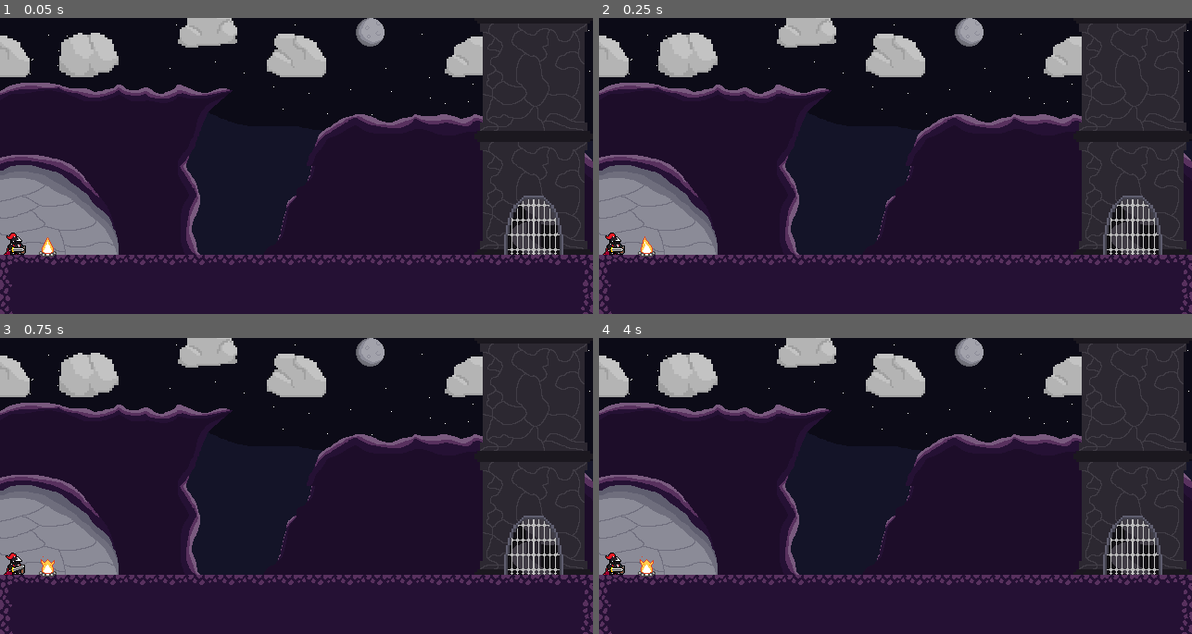
Above: before the commit, frames 1-4 (two rows, left to right).
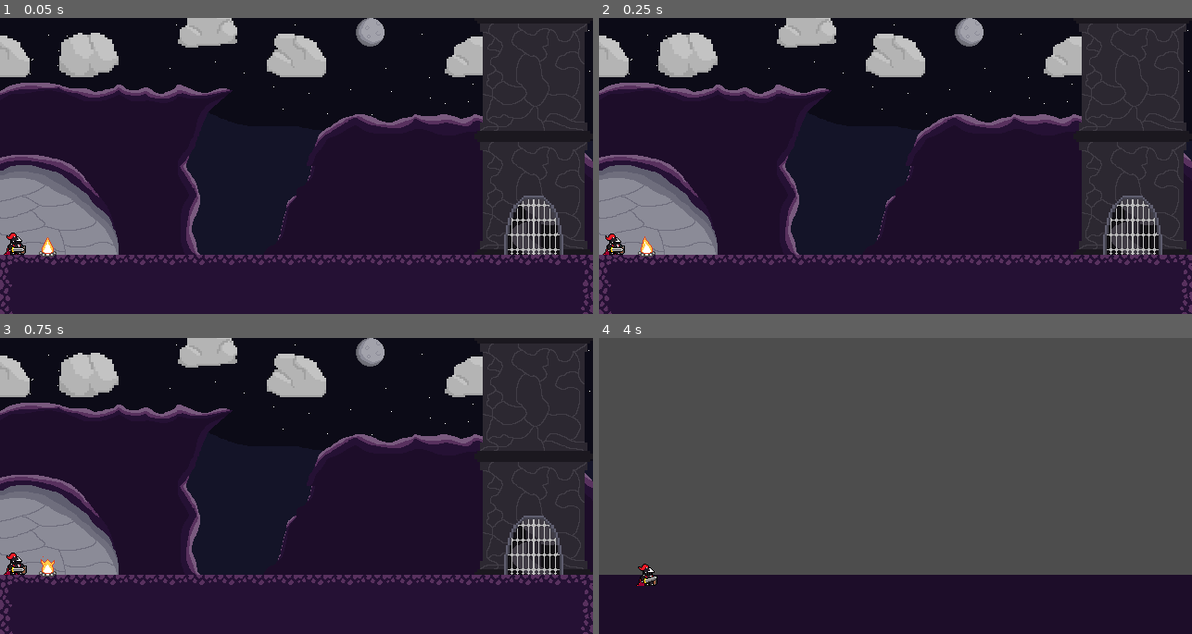
Above: after the commit, the same moments.

Repository: LuizFelippeAlves/ProjetoTowerBreak
Game: Godot game, scene res://Inicio.tscn
The game is run twice, just before and just after one commit, with the same random seed, the same clock (stepped at 60 frames per second) and the same inputs.
Inputs:
- Up to frame 1 (0.05 s): no input
- Up to frame 2 (0.25 s): no input
- Up to frame 3 (0.75 s): tap Enter (ui_accept) at 0.5, 0.6 s; hold D (move_right) from 0.53 s (still down)
- Up to frame 4 (4 s): tap W (jump) at 0.77, 0.8, 1.07, 1.35, 1.52, 1.82, 2.3, 3.02, 3.32, 3.6, 3.77 s; tap Enter (ui_accept) at 1.25, 1.55, 2, 2.1, 2.85, 3.5 s; release D (move_right) at 2.03 s; hold A (move_left) 2.03-2.78 s; hold D (move_right) from 2.78 s (still down)

Frame 1 is identical in both runs. In frame 2, less than 0.1% of the frame differs, in the area x 1-4%, y 72-79%; in frame 3, less than 0.1%; in frame 4, 80%, in the area x 0-100%, y 0-100%.

Commit message:
nova tentativa de atualizar o codigo

Diff:
--- a/TowerBreak/Inicio.tscn
+++ b/TowerBreak/Inicio.tscn
@@ -1216,7 +1216,7 @@
 tracks/0/keys = {
 "times": PackedFloat32Array(0),
 "transitions": PackedFloat32Array(1),
-"update": 1,
+"update": 0,
 "values": [&"Idle"]
 }
 tracks/1/type = "value"
@@ -1228,7 +1228,7 @@
 tracks/1/keys = {
 "times": PackedFloat32Array(0, 0.4, 0.8),
 "transitions": PackedFloat32Array(1, 1, 1),
-"update": 1,
+"update": 0,
 "values": [0, 1, 2]
 }
 
@@ -1298,30 +1298,6 @@
 "update": 1,
 "values": [true]
 }
-tracks/3/type = "value"
-tracks/3/imported = false
-tracks/3/enabled = true
-tracks/3/path = NodePath("animacao:animation")
-tracks/3/interp = 1
-tracks/3/loop_wrap = true
-tracks/3/keys = {
-"times": PackedFloat32Array(0),
-"transitions": PackedFloat32Array(1),
-"update": 1,
-"values": [&"Idle"]
-}
-tracks/4/type = "value"
-tracks/4/imported = false
-tracks/4/enabled = true
-tracks/4/path = NodePath("animacao:frame")
-tracks/4/interp = 1
-tracks/4/loop_wrap = true
-tracks/4/keys = {
-"times": PackedFloat32Array(0),
-"transitions": PackedFloat32Array(1),
-"update": 1,
-"values": [0]
-}
 
 [sub_resource type="Animation" id="Animation_yruex"]
 resource_name = "Running"
@@ -1354,7 +1330,7 @@
 [sub_resource type="Animation" id="Animation_gv2vr"]
 resource_name = "attack"
 loop_mode = 1
-step = 0.2
+step = 0.166667
 tracks/0/type = "value"
 tracks/0/imported = false
 tracks/0/enabled = true
@@ -1391,30 +1367,6 @@
 "update": 1,
 "values": [true, false, true]
 }
-tracks/3/type = "value"
-tracks/3/imported = false
-tracks/3/enabled = true
-tracks/3/path = NodePath("animacao:animation")
-tracks/3/interp = 1
-tracks/3/loop_wrap = true
-tracks/3/keys = {
-"times": PackedFloat32Array(0),
-"transitions": PackedFloat32Array(1),
-"update": 1,
-"values": [&"Idle"]
-}
-tracks/4/type = "value"
-tracks/4/imported = false
-tracks/4/enabled = true
-tracks/4/path = NodePath("animacao:frame")
-tracks/4/interp = 1
-tracks/4/loop_wrap = true
-tracks/4/keys = {
-"times": PackedFloat32Array(0, 0.2, 0.4),
-"transitions": PackedFloat32Array(1, 1, 1),
-"update": 1,
-"values": [0, 1, 2]
-}
 
 [sub_resource type="AnimationLibrary" id="AnimationLibrary_jljoi"]
 _data = {
--- a/TowerBreak/PotaoTroca.tscn
+++ b/TowerBreak/PotaoTroca.tscn
@@ -1,6 +1,6 @@
 [gd_scene load_steps=3 format=3 uid="uid://ohauqgqrgx7b"]
 
-[ext_resource type="Script" path="res://potao_troca.gd" id="1_167q8"]
+[ext_resource type="Script" path="res://Scripts/potao_troca.gd" id="1_167q8"]
 
 [sub_resource type="RectangleShape2D" id="RectangleShape2D_xwm2e"]
 size = Vector2(60.5, 54)
--- a/TowerBreak/Scripts/Player.gd
+++ b/TowerBreak/Scripts/Player.gd
@@ -3,34 +3,56 @@
 const SPEED = 300.0
 const JUMP_VELOCITY = -400.0
 
-var gravity = ProjectSettings.get_setting("physics/2d/default_gravity")
 var is_jumping := false
+var current_state := "Idle"
 
-@onready var animation := $AnimationPlayer/animacao as AnimatedSprite2D
+@onready var animation_player := $AnimationPlayer
+
+func _ready():
+	if animation_player == null:
+		print("Erro: Nó de AnimationPlayer não encontrado!")
 
 func _physics_process(delta: float) -> void:
-	# Add the gravity.
+	# Adiciona gravidade
 	if not is_on_floor():
-		velocity += get_gravity() * delta
+		velocity.y += ProjectSettings.get_setting("physics/2d/default_gravity") * delta
+	else:
+		velocity.y = 0
 
-	# Handle jump.
-	if Input.is_action_just_pressed("ui_accept") and is_on_floor():
+	# Lidar com o pulo
+	if Input.is_action_just_pressed("jump") and is_on_floor():
 		velocity.y = JUMP_VELOCITY
 		is_jumping = true
+		change_state("Jump")
 	elif is_on_floor():
 		is_jumping = false
 
-	# Get the input direction and handle the movement/deceleration.
-	var direction := Input.get_axis("ui_left", "ui_right")
+	# Movimentação lateral
+	var direction := Input.get_axis("move_left", "move_right")
 	if direction != 0:
 		velocity.x = direction * SPEED
-		animation.scale.x = direction
-		if !is_jumping && velocity.x != 0:
-			animation.play("Running")
-	elif is_jumping:
-		animation.play("jump")
+		if !is_jumping:
+			change_state("Running")
 	else:
 		velocity.x = move_toward(velocity.x, 0, SPEED)
-		animation.play("Idle")
+		if !is_jumping:
+			change_state("Idle")
 
+	# Mover o personagem
 	move_and_slide()
+
+# Função para trocar estados e animações
+func change_state(new_state: String) -> void:
+	if current_state != new_state:
+		current_state = new_state
+		match current_state:
+			"Idle":
+				animation_player.play("Idle")
+			"Running":
+				animation_player.play("Running")
+			"Jump":
+				animation_player.play("jump")
+			"Attack":
+				animation_player.play("attack")
+			"Damage":
+				animation_player.play("Damage")
Renamed: TowerBreak/potao_troca.gd -> TowerBreak/Scripts/potao_troca.gd
